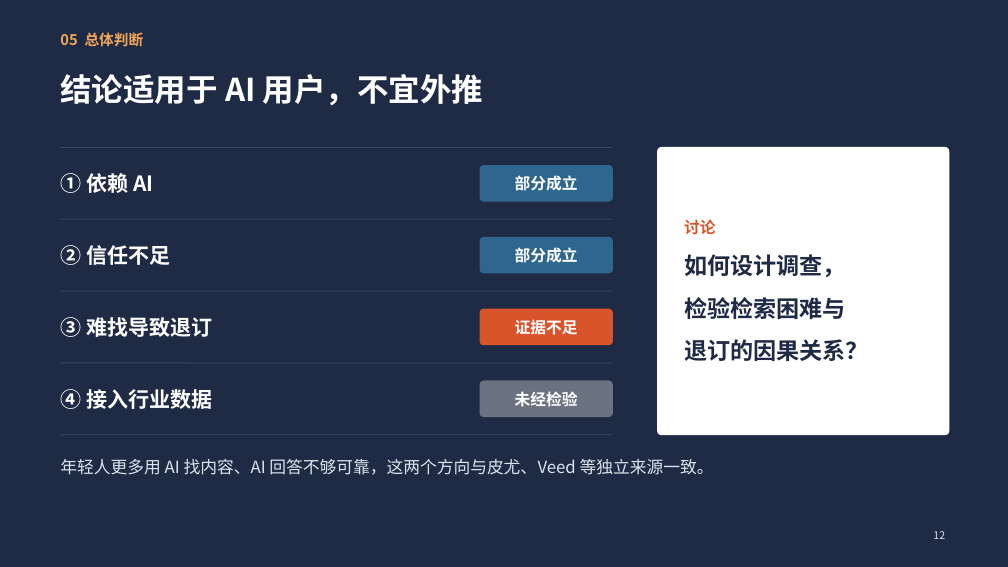
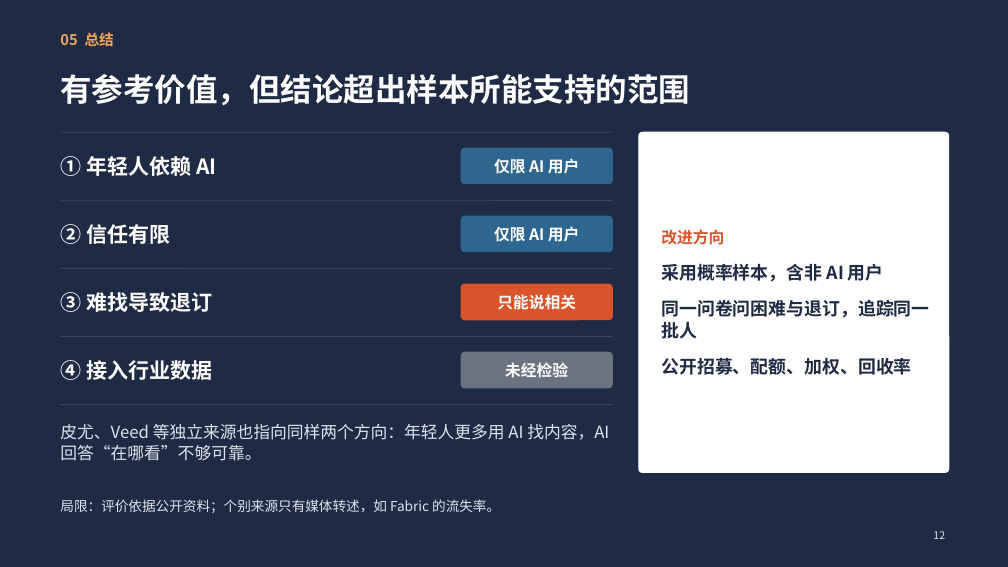
Before and after one commit to jayleo113/ppt, a slide deck: slide 12 of Gracenote报告解读_课堂汇报.pptx. Drawn at 1008x567 pixels with LibreOffice and Linux fonts; fonts in the diff are those of the drawing. Boxes give left, top, right and bottom in pixels: in the first picture for what was removed or moved away, otherwise in the second. Text is boxed around its words. In the diff, an @@ line names an element or a change of style, - is before the commit and + after.

```diff
--- a/Gracenote报告解读_课堂汇报.pptx
+++ b/Gracenote报告解读_课堂汇报.pptx
@@ text at (60,32,114,46): text changed @@
-05 总体判断
+05 总结
@@ title at (60,74,690,105): text changed @@
-结论适用于 AI 用户，不宜外推
+有参考价值，但结论超出样本所能支持的范围
@@ line moved from (60, 147) - (613, 147) to (60, 132) - (613, 132) @@
@@ rounded rectangle: place and size @@
-rounded rectangle at (480,166,613,201)
+rounded rectangle at (461,148,613,184)
@@ rounded rectangle: place and size @@
-rounded rectangle at (658,147,949,435)
+rounded rectangle at (639,132,949,473)
@@ rounded rectangle at (639,132,949,473): proportions changed @@
@@ text at (60,156,216,176): text changed @@
-① 依赖 AI
+① 年轻人依赖 AI
@@ text at (494,158,579,174): text changed @@
-部分成立
+仅限 AI 用户
@@ line moved from (60, 219) - (613, 219) to (60, 200) - (613, 200) @@
@@ text at (60,224,170,244): text changed @@
-② 信任不足
+② 信任有限
@@ rounded rectangle: place and size @@
-rounded rectangle at (480,237,613,273)
+rounded rectangle at (461,216,613,252)
@@ text at (494,226,579,242): text changed @@
-部分成立
+仅限 AI 用户
@@ text at (661,229,929,375): text changed; size 22 to 17 pt @@
-讨论
-如何设计调查，
-检验检索困难与
-退订的因果关系？
+改进方向
+采用概率样本，含非 AI 用户
+同一问卷问困难与退订，追踪同一批人
+公开招募、配额、加权、回收率
@@ text "③ 难找导致退订": place and size @@
-text "③ 难找导致退订" at (60,317,212,337)
+text "③ 难找导致退订" at (60,292,212,312)
@@ line moved from (60, 291) - (613, 291) to (60, 268) - (613, 268) @@
@@ rounded rectangle: place and size @@
-rounded rectangle at (480,309,613,345)
+rounded rectangle at (461,284,613,320)
@@ text at (497,294,576,310): text changed @@
-证据不足
+只能说相关
@@ text "④ 接入行业数据": place and size @@
-text "④ 接入行业数据" at (60,389,212,409)
+text "④ 接入行业数据" at (60,360,212,380)
@@ line moved from (60, 363) - (613, 363) to (60, 337) - (613, 337) @@
@@ text "未经检验": place and size @@
-text "未经检验" at (515,391,578,407)
+text "未经检验" at (505,362,568,378)
@@ rounded rectangle: place and size @@
-rounded rectangle at (480,381,613,417)
+rounded rectangle at (461,352,613,388)
@@ line moved from (60, 435) - (613, 435) to (60, 405) - (613, 405) @@
@@ text at (60,424,609,461): text changed @@
-年轻人更多用 AI 找内容、AI 回答不够可靠，这两个方向与皮尤、Veed 等独立来源一致。
+皮尤、Veed 等独立来源也指向同样两个方向：年轻人更多用 AI 找内容，AI 回答“在哪看”不够可靠。
@@ text added at (60,499,500,513), 13 pt, text #DCE3EC @@
+局限：评价依据公开资料；个别来源只有媒体转述，如 Fabric 的流失率。
```
Also in this commit, not shown: 6 other slides changed, 1 slide added, 1 slide removed, 5 other files.
